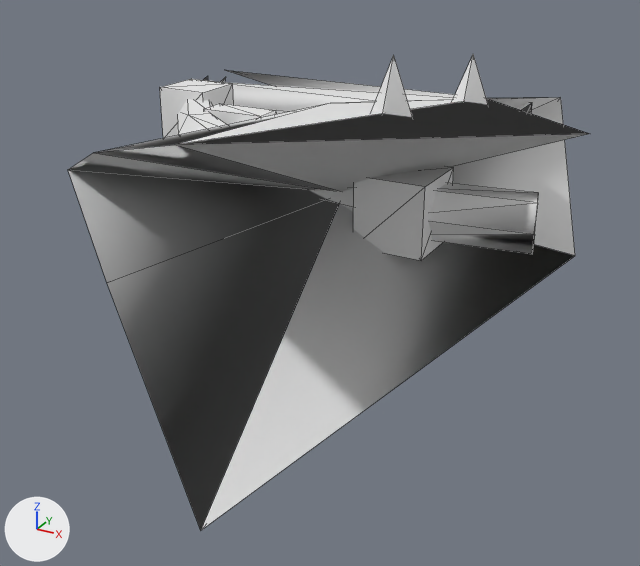
Two versions of the OBJ model assets/meshes/hull_sarn_battlecruiser_frag_3.obj, one commit apart.
Camera for both pictures: a 50 mm lens placed at (0.613, -0.983, 0.796), pointed at (-0.259, 0.602, 0.004). Arrows for +X, +Y and +Z are at lower left; the lights stay in place. The older version comes first. Mesh edges are drawn as thin lines. Where no turn or scale is listed for an object, it has been applied to the vertices. Vertices at exactly the same position are counted once.

The older version as bpy lines, for what is in view:
```python
me_hull_sarn_battlecruiser_frag_3 = bpy.data.meshes.new('hull_sarn_battlecruiser_frag_3')
me_hull_sarn_battlecruiser_frag_3.from_pydata(...)  # 104 vertices, 180 faces; spans x -0.94..0.27, y -0.21..1.54, z 0.0..0.55
# faces by material slot: [142, 38]
me_hull_sarn_battlecruiser_frag_3.materials.append(mat_skin)  # white #e7e7e7
me_hull_sarn_battlecruiser_frag_3.materials.append(mat_interior)  # white #e7e7e7
ob_hull_sarn_battlecruiser_frag_3 = bpy.data.objects.new('hull_sarn_battlecruiser_frag_3', me_hull_sarn_battlecruiser_frag_3)
ob_hull_sarn_battlecruiser_frag_3.location = (0.0, 0.0, 0.0)
```
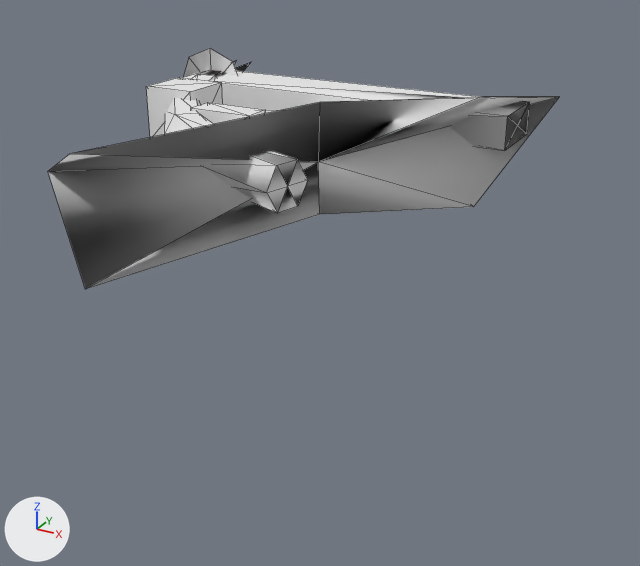
The change in detail:
me_hull_sarn_battlecruiser_frag_3 is used by ob_hull_sarn_battlecruiser_frag_3; location (0.0, 0.0, 0.0).
Verts and faces of me_hull_sarn_battlecruiser_frag_3; kept vertices keep their numbers, new ones are numbered from 104.
me_hull_sarn_battlecruiser_frag_3 had 104 vertices, 180 faces and spanned x -0.94..0.27, y -0.21..1.54, z 0.0..0.55.
me_hull_sarn_battlecruiser_frag_3 now has 82 vertices, 138 faces and spans x -1.05..0.0, y 0.08..1.52, z 0.15..0.4.
me_hull_sarn_battlecruiser_frag_3 part 1: the loose piece of 8 vertices spanning x -0.65..-0.49, y 0.74..0.81, z 0.21..0.32 is moved by (-0.01, -0.03, 0.01).
me_hull_sarn_battlecruiser_frag_3 part 2: the loose piece of 8 vertices spanning x -0.86..-0.73, y 0.84..0.97, z 0.2..0.34 is moved by (-0.02, -0.03, 0.01).
me_hull_sarn_battlecruiser_frag_3 part 3: the loose piece of 44 vertices spanning x -0.94..0.25, y 0.39..1.14, z 0.22..0.32 is rebuilt with 38 vertices and now spans x -0.99..-0.23, y 0.39..1.34, z 0.23..0.32.
me_hull_sarn_battlecruiser_frag_3 part 4: the loose piece of 14 vertices spanning x -0.71..0.27, y -0.21..1.54, z 0.0..0.54 is rebuilt with 10 vertices and now spans x -0.73..0.0, y 0.08..1.52, z 0.15..0.4.
me_hull_sarn_battlecruiser_frag_3 part 5: the loose piece of 10 vertices spanning x -0.94..0.0, y 1.07..1.25, z 0.23..0.31 is rebuilt with 9 vertices and now spans x -0.96..0.0, y 1.05..1.23, z 0.23..0.32.
me_hull_sarn_battlecruiser_frag_3 part 6: the loose piece of 8 vertices spanning x -0.07..0.07, y 0.38..0.52, z 0.2..0.34 is deleted.
me_hull_sarn_battlecruiser_frag_3 part 7: the loose piece of 6 vertices spanning x -0.05..0.05, y 0.33..0.43, z 0.43..0.55 is deleted.
me_hull_sarn_battlecruiser_frag_3 part 8: the loose piece of 6 vertices spanning x -0.05..0.05, y 0.73..0.82, z 0.38..0.5 is deleted.
Part 9, on me_hull_sarn_battlecruiser_frag_3:
New vertex 104 is at (-0.94, 1.17, 0.16).
New vertex 105 is at (-0.86, 1.17, 0.2).
New vertex 106 is at (-0.94, 1.17, 0.27).
New vertex 107 is at (-0.83, 1.17, 0.27).
New vertex 108 is at (-0.86, 1.17, 0.35), pixel (232, 61).
New vertex 109 is at (-0.94, 1.17, 0.39), pixel (210, 48).
New vertex 110 is at (-1.01, 1.17, 0.35), pixel (188, 57).
New vertex 111 is at (-1.05, 1.17, 0.27).
New vertex 112 is at (-1.01, 1.17, 0.2).
New faces: (104, 105, 106), (105, 107, 106), (106, 107, 108), (106, 108, 109), (106, 109, 110), (106, 110, 111) (mat_skin (white #e7e7e7)).
New faces: (106, 111, 112), (104, 106, 112) (mat_skin (white #e7e7e7)).

Boxes (x1, y1, x2, y2) around the edits, measured in the pictures (640 x 566 px; the box of a moved part takes in the faces that stretch with it):
'hull_sarn_battlecruiser_frag_3', reshaped (49% shorter): before (68, 54, 589, 530); after (48, 48, 559, 289)
part 1 of me_hull_sarn_battlecruiser_frag_3, moved or reshaped: before (204, 103, 277, 125); after (191, 102, 266, 124)
part 2 of me_hull_sarn_battlecruiser_frag_3, moved or reshaped: before (160, 79, 234, 138); after (146, 77, 223, 137)
part 3 of me_hull_sarn_battlecruiser_frag_3, rebuilt (60% narrower, 15% shorter): before (178, 76, 538, 254); after (164, 61, 307, 213)
part 4 of me_hull_sarn_battlecruiser_frag_3, rebuilt (55% shorter): before (68, 98, 589, 530); after (48, 97, 559, 289)
part 5 of me_hull_sarn_battlecruiser_frag_3, rebuilt: before (224, 70, 532, 114); after (182, 71, 530, 151)
part 6 of me_hull_sarn_battlecruiser_frag_3, deleted: before (353, 166, 454, 261)
part 7 of me_hull_sarn_battlecruiser_frag_3, deleted: before (371, 55, 412, 117)
part 8 of me_hull_sarn_battlecruiser_frag_3, deleted: before (452, 54, 488, 104)
part 9 of me_hull_sarn_battlecruiser_frag_3, added: after (183, 48, 238, 77)
